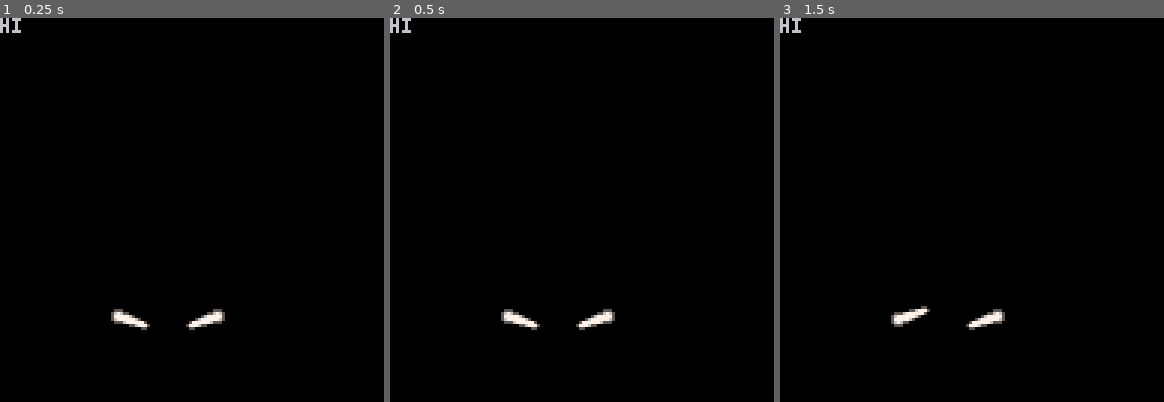
Above: before the commit, frames 1-3 (left to right).
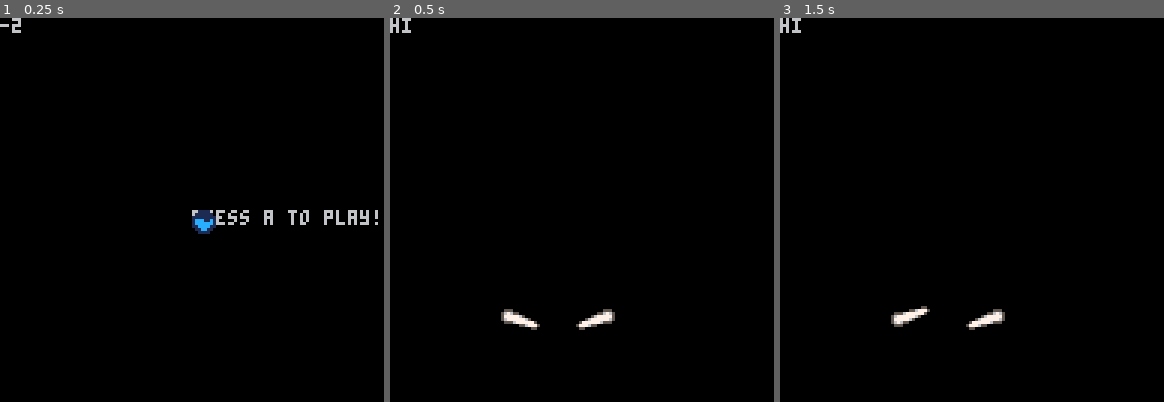
Above: after the commit, the same moments.

Repository: JScott/pico-carts
Game: PICO-8 cartridge shmup.p8
Two runs of this game, one before a commit and one after it. Both use one fixed random seed, a clock stepped at 60 frames per second and the inputs below.
Inputs:
- Up to frame 1 (0.25 s): no input
- Up to frame 2 (0.5 s): tap O (Z key) at 0.33 s
- Up to frame 3 (1.5 s): tap O (Z key) at 0.7, 1.43 s; tap X (X key) at 1.07 s

The runs differ from the first frame. In frame 1, 1.6% of the frame differs, in the area x 0-99%, y 0-82%; in frame 2, nothing differs; in frame 3, nothing differs.

Commit message:
intro/game dichotomy and a weird ball

Diff:
--- a/shmup.p8
+++ b/shmup.p8
@@ -1,9 +1,13 @@
 pico-8 cartridge // http://www.pico-8.com
 version 4
 __lua__
--- state
+-- constants
 width = 128
 half = width/2
+state = {
+  intro=0,
+  play=1
+}
 player = {
   left=false,
   right=false,
@@ -19,11 +23,27 @@
   a=4,
   b=5
 }
+-- state
+game = state.intro
+timer = 0 -- 1/30th seconds
 
 function _init()
 end
 
 function _update()
+  timer += 1
+  if game == state.intro then
+    intro_update()
+  elseif game == state.play then
+    game_update()
+  end
+end
+
+function intro_update()
+  if btn(key.a) then game = state.play end
+end
+
+function game_update()
   player.left = false
   player.right = false
   if btn(key.a) then player.left = true end
@@ -36,8 +56,30 @@
 
 function _draw()
   cls()
+  if game == state.intro then
+    intro_draw()
+  elseif game == state.play then
+    game_draw()
+  end
+end
+
+function intro_draw()
+  print('press a to play!',half,half)
+  draw_ball(half,half)
+end
+
+function game_draw()
   print('hi',0,0)
   draw_flippers(player)
+end
+
+function draw_ball(x,y)
+  frame = (flr(timer/10) % 5) - 2
+  print(frame,0,0)
+  --spr(6+abs(frame),x-4,y-4,
+  spr(4+abs(frame), x, y,
+      1,1,
+      frame<0, false)
 end
 
 function draw_flippers(player)
@@ -51,14 +93,14 @@
       true, player.right)
 end
 __gfx__
-00000000000000000000000000000000000000000000000000000000000000000000000000000000000000000000000000000000000000000000000000000000
-05550000000000000000000000005550000000000000000000000000000000000000000000000000000000000000000000000000000000000000000000000000
-56765500000000000000000000556765000000000000000000000000000000000000000000000000000000000000000000000000000000000000000000000000
-57777765000000000000000056777775000000000000000000000000000000000000000000000000000000000000000000000000000000000000000000000000
-56777777650000000000005677777765000000000000000000000000000000000000000000000000000000000000000000000000000000000000000000000000
-05556777777500000000577777765550000000000000000000000000000000000000000000000000000000000000000000000000000000000000000000000000
-00000055677750000005777655000000000000000000000000000000000000000000000000000000000000000000000000000000000000000000000000000000
-00000000005500000000550000000000000000000000000000000000000000000000000000000000000000000000000000000000000000000000000000000000
+00000000000000000000000000000000001111000011110000111100000000000000000000000000000000000000000000000000000000000000000000000000
+05550000000000000000000000005550011111100111111001111110000000000000000000000000000000000000000000000000000000000000000000000000
+567655000000000000000000005567651111111111111c1111111111000000000000000000000000000000000000000000000000000000000000000000000000
+577777650000000000000000567777751c111cc11c11ccc11c11ccc1000000000000000000000000000000000000000000000000000000000000000000000000
+567777776500000000000056777777651cccccc11cccccc11cccccc1000000000000000000000000000000000000000000000000000000000000000000000000
+0555677777750000000057777776555011cccc1111cccc1111cccc11000000000000000000000000000000000000000000000000000000000000000000000000
+00000055677750000005777655000000011cc110011cc110011cc110000000000000000000000000000000000000000000000000000000000000000000000000
+00000000005500000000550000000000001111000011110000111100000000000000000000000000000000000000000000000000000000000000000000000000
 00000000000000000000000000000000000000000000000000000000000000000000000000000000000000000000000000000000000000000000000000000000
 00000000000000000000000000000000000000000000000000000000000000000000000000000000000000000000000000000000000000000000000000000000
 00000000000000000000000000000000000000000000000000000000000000000000000000000000000000000000000000000000000000000000000000000000
